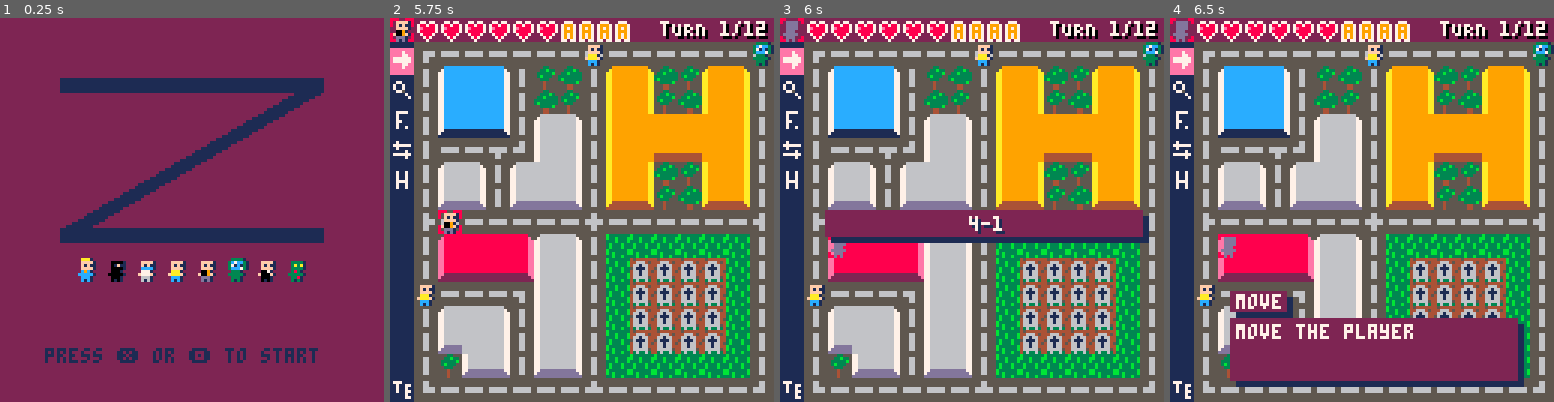
Above: before the commit, frames 1-4 (left to right).
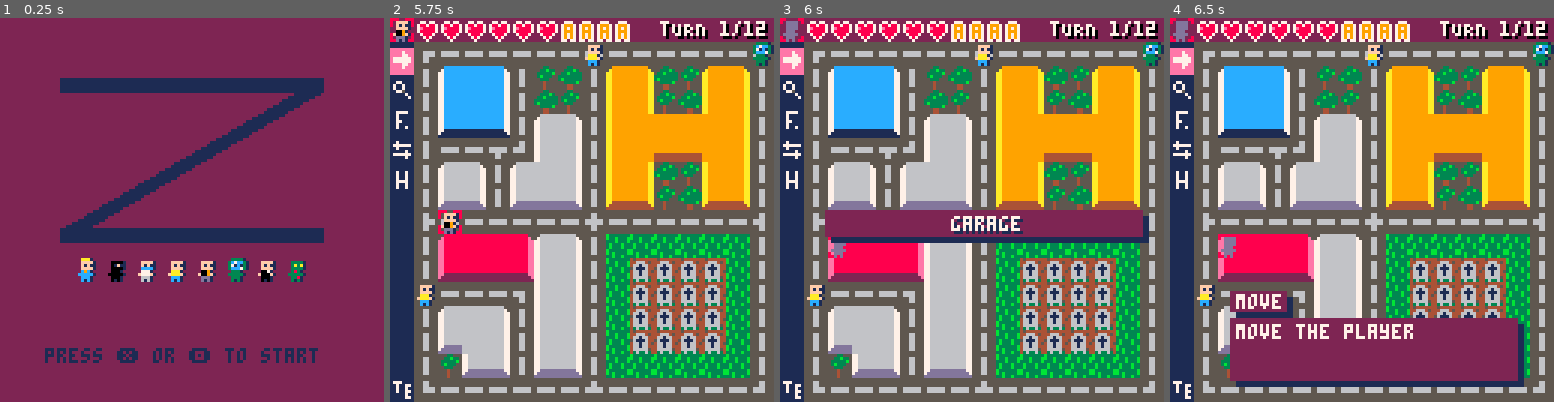
Above: after the commit, the same moments.

Repository: pixelocene/z
Game: PICO-8 cartridge z.p8
Same seed, same stepped clock (60 frames per second), same inputs: the game is played once before the commit and once after it.
Inputs:
- Up to frame 1 (0.25 s): no input
- Up to frame 2 (5.75 s): tap X (X key) at 0.33, 1.07, 1.85, 2.97, 4.08, 5.2 s; tap O (Z key) at 0.7, 1.7, 2.1, 2.5, 2.9, 3.3, 3.7, 4.1, 4.5, 4.9, 5.3, 5.7 s; hold Right 1.6-2.1 s; hold Up 2.15-2.42 s; hold Right 2.47-3.03 s; hold Left 3.08-3.58 s; hold Down 3.63-3.97 s; hold Right 4.02-4.68 s; hold Up 4.73-5.03 s; hold Left 5.08-5.68 s; hold Down from 5.73 s (still down)
- Up to frame 3 (6 s): keep holding Down
- Up to frame 4 (6.5 s): release Down at 6.03 s; hold Right from 6.08 s (still down); tap O (Z key) at 6.1 s; tap X (X key) at 6.32 s

Frames 1-2 are identical in both runs. In frame 3, 0.6% of the frame differs, in the area x 44-64%, y 51-57%; in frame 4, nothing differs.

Commit message:
Add building affectation and start to add objects

Diff:
--- a/z.p8
+++ b/z.p8
@@ -13,6 +13,7 @@
 	-- game related
 	areas={}
 	players={}
+	game_special_buildings={}
 	target={
 		x=0,
 		y=0,
@@ -141,22 +142,28 @@
 		end
 	end
 end
+
+function dump(t, indent, done)
+	done = done or {}
+	indent = indent or 0
+	done[t] = true
+	for key, value in pairs(t) do
+		local spaces=""
+		for i=1,indent do spaces=spaces.."  " end
+		if type(value) == "table" and not done[value] then
+			done[value] = true
+			printh(spaces..key..":")
+			dump(value, indent + 2, done)						done[value] = nil
+		else
+			printh(spaces..key..": "..value)
+		end
+	end
+end
 -->8
 -- game
 
 function init_game()
-	-- pick areas to add to the map
-	repeat
-		local area=layouts[ceil(rnd(#layouts))]
-		-- todo check area not already used before adding it
-		local exists=false
-		for a in all(areas) do
-			if (a==area) exists=true
-		end
-		if not exists then
-			add(areas,area)
-		end
-	until #areas==4
+	init_areas()
 end
 
 function update_game()
@@ -353,7 +360,7 @@
 
 function draw_game_enter_building()
 	local p=players[current_player]
-	local place=p.building.id
+	local place=p.building.name
 	rectfill(17,66,122,74,1)
 	rectfill(15,64,120,72,2)
 	print(
@@ -547,31 +554,106 @@
 -->8
 -- data
 
+-- objects
+objects = {
+	-- simple building
+	trap={
+		name="trap",
+		description="you lose 1♥",
+		action=function()
+			local p=players[current_player]
+			p.hp-=1
+		end
+	},
+	kitchen_knife={
+		name="kitchen knife",
+		description="a kitchen knife",
+	},
+	bandage={
+		name="bandage",
+		description="recover 1♥",
+	},
+	survival_book={
+		name="survival book",
+		description="add 1 max ♥",
+	},
+	toothpast={
+		name="toothpaste",
+		description="your breath left a little to be\ndesired lately.",
+	},
+	brick={
+		name="brick",
+		description="a red brick to do something with",
+	},
+	-- sanitarium
+	hungry_patient={
+		name="hungry patient",
+		description="he looks pretty dead",
+	},
+	oxygen_bomb={
+		name="oxygen bomb",
+		description="make it explodes baby",
+	},
+	straitjacket={
+		name="straitjacket",
+		description="this is precisely your size,\ncoincidence?"
+	},
+	care_kit={
+		name="care kit",
+		description="recover 2♥",
+	},
+	stethoscope={
+		name="stethoscope",
+		description="???",
+	},
+	antibiotics={
+		name="antibiotics",
+		description="",
+	},
+}
+
 -- buildings
-buildings = {
-	lambda={
-		name="simple building",
-		is="normal"
-	},
-	hospital={
+
+-- every simple building
+normal_building = {
+	name="simple building",
+	objects={
+		objects.trap,
+		objects.kitchen_knife,
+		objects.toothpaste,
+		objects.bandage,
+		objects.survival_book,
+		objects.brick,
+	}
+}
+
+-- graveyard is a special area
+-- and cannot be selected randomly
+graveyard = {
+	name="graveyard",
+}
+
+-- those buildings can be picked randomly
+special_buildings = {
+	{
 		name="hospital",
-		is="special"
-	},
-	graveyard={
-		name="graveyard",
-		is="special"
-	},
-	sanitarium={
+	},
+	{
 		name="sanitarium",
-		is="special"
-	},
-	police={
+		objects={
+			objects.hungry_patient,
+			objects.oxygen_bomb,
+			objects.straitjacket,
+			objects.care_kit,
+			objects.stethoscope,
+			objects.antibiotics,
+		}
+	},
+	{
 		name="police station",
-		is="special"
-	},
-	garage={
+	},
+	{
 		name="garage",
-		is="special"
 	}
 }
 
@@ -770,7 +852,48 @@
 	},
 }
 -->8
--- building
+-- area and building
+
+function init_areas()
+	-- pick areas to add to the map
+	repeat
+		local area=layouts[ceil(rnd(#layouts))]
+		-- todo check area not already used before adding it
+		local exists=false
+		for a in all(areas) do
+			if (a==area) exists=true
+		end
+		if not exists then
+			init_buildings(area)
+			add(areas,area)
+		end
+	until #areas==4
+end
+
+function init_buildings(area)
+	for b in all(area.buildings) do
+		local building=nil
+		if b.is=="normal" then
+			building=normal_building
+		elseif b.is=="graveyard" then
+			building=graveyard
+		else
+			-- special buildings are picked randomly
+			repeat
+				local exists=false
+				local spe=special_buildings[ceil(rnd(#special_buildings))]
+				for special_building in all(game_special_buildings) do
+					if special_building.name==b.name then
+						exists=true
+					end
+				end
+				building=spe
+			until not exists
+		end
+		b.name=building.name
+		-- todo copy objects
+	end
+end
 
 -- get the building at player position or nil
 function get_building_for_player()
